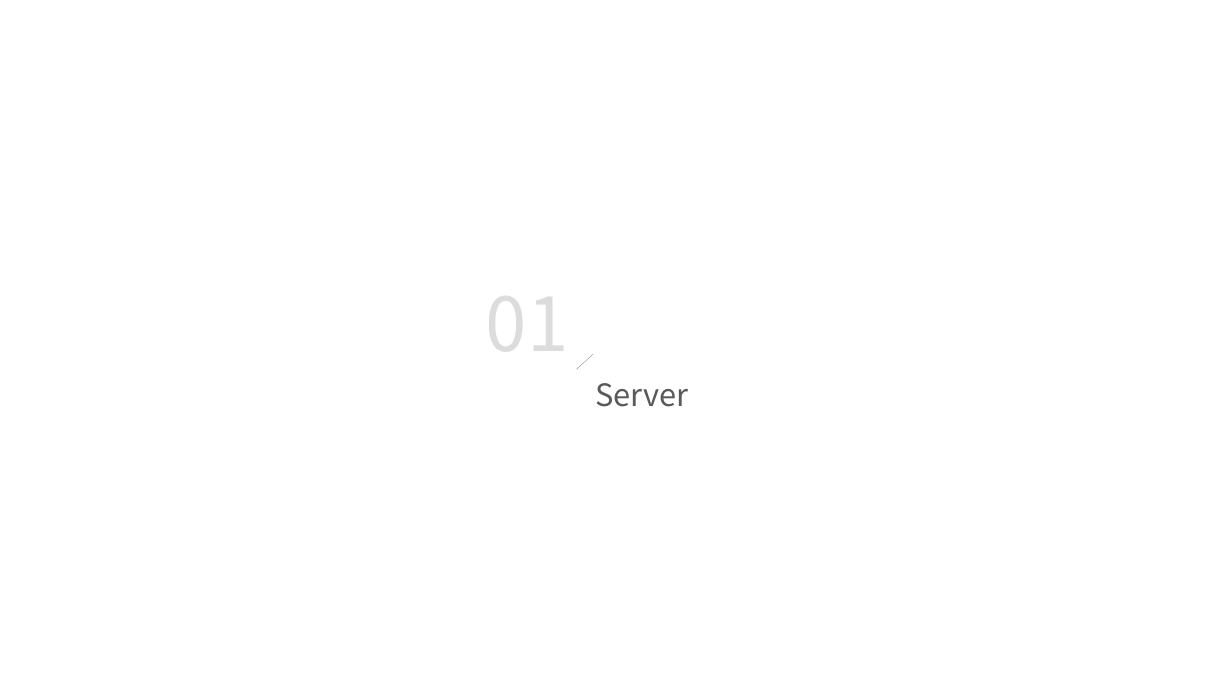
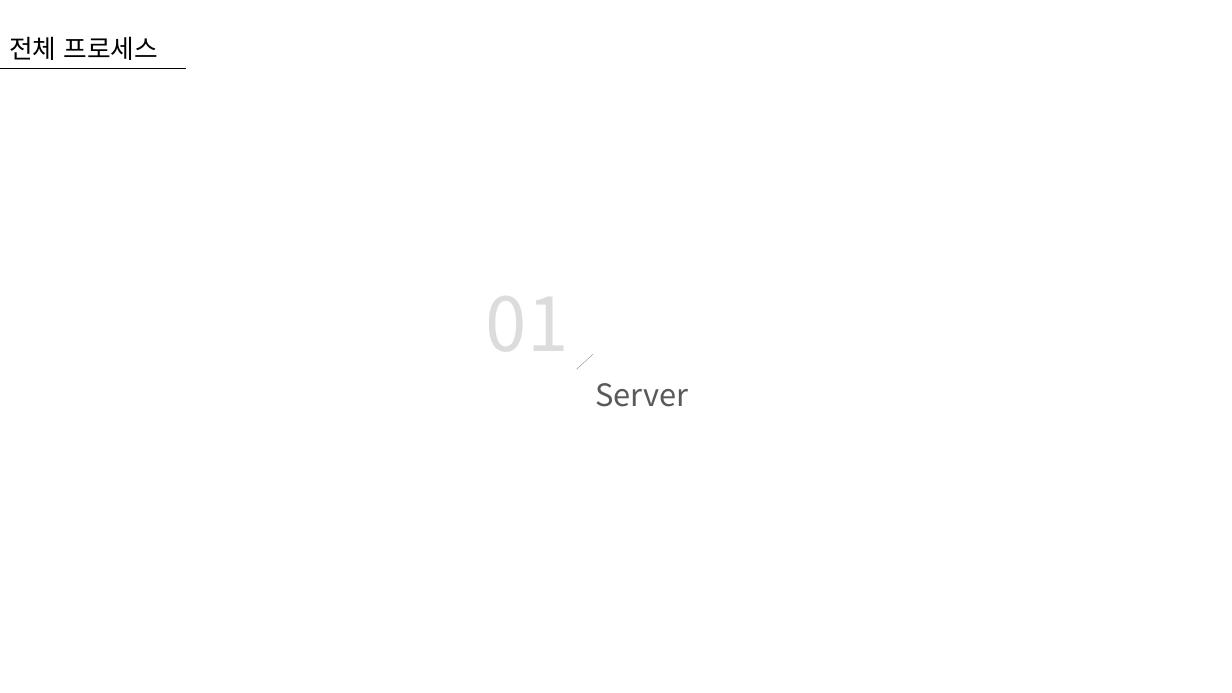
Before and after one commit to GyuminGomin/HealthKiosk, a slide deck: slide 5 of pilot project 파일/[별첨1]PushMan(Story Board_template).pptx. Drawn at 1232x693 pixels with LibreOffice and Linux fonts; fonts in the diff are those of the drawing. Boxes give left, top, right and bottom in pixels: in the first picture for what was removed or moved away, otherwise in the second. Text is boxed around its words. In the diff, an @@ line names an element or a change of style, - is before the commit and + after.

```diff
--- a/pilot project 파일/[별첨1]PushMan(Story Board_template).pptx
+++ b/pilot project 파일/[별첨1]PushMan(Story Board_template).pptx
@@ text added at <box>9,36,159,60</box>, 20 pt, text #000000 @@
+전체 프로세스
@@ line added from (0, 68) to (186, 68), #000000 0.5 pt @@
```
Also in this commit, not shown: 1 other slide changed, 1 slide added, 1 slide removed, 3 other files.
